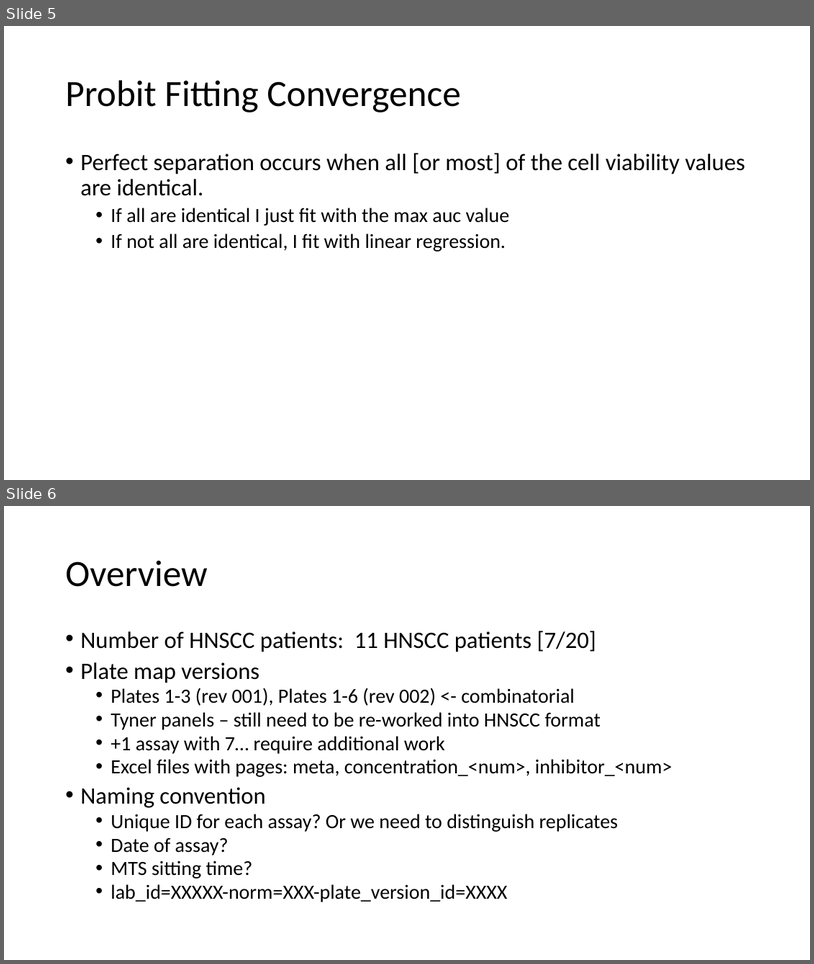
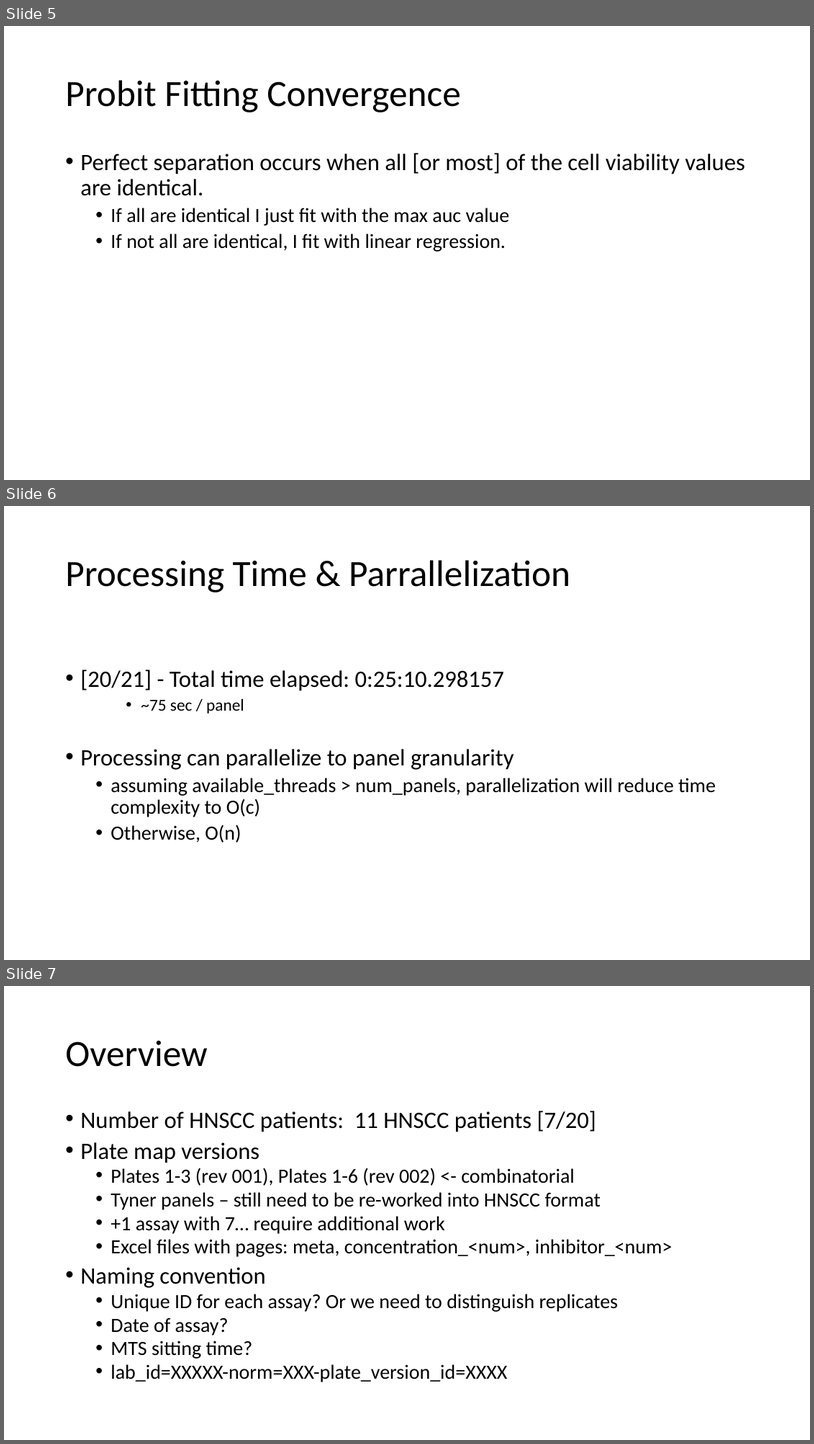
Before and after one commit to nathanieljevans/HNSCC_functional_data_pipeline, a slide deck: docs/HNSCC_functional_assay_pipeline_development.pptx. Shown one above the other, each under a label of ours: slides 5 and 6 before the commit, slides 5, 6 and 7 after it. The pictures are 814x964 and 814x1444 pixels, drawn with LibreOffice and Linux fonts; fonts in the diff are those of the drawing. Boxes give left, top, right and bottom in pixels: in the first picture for what was removed or moved away, otherwise in the second. Text is boxed around its words. In the diff, an @@ line names an element or a change of style, - is before the commit and + after.

```diff
--- a/docs/HNSCC_functional_assay_pipeline_development.pptx
+++ b/docs/HNSCC_functional_assay_pipeline_development.pptx
@@ slide 6 added at <box>4,506,810,960</box>, background #FFFFFF @@
@@ title added at <box>65,560,571,592</box>, 44 pt, text #000000 @@
+Processing Time & Parrallelization
@@ text added at <box>80,669,716,842</box>, 24 pt, text #000000 @@
+• [20/21] - Total time elapsed: 0:25:10.298157
+    • ~75 sec / panel
+• Processing can parallelize to panel granularity
+  • assuming available_threads > num_panels, parallelization will reduce time complexity to O(c)
+  • Otherwise, O(n)
@@ what was slide 6 is now slide 7 @@
```
Also in this commit, not shown: 2 other files.
